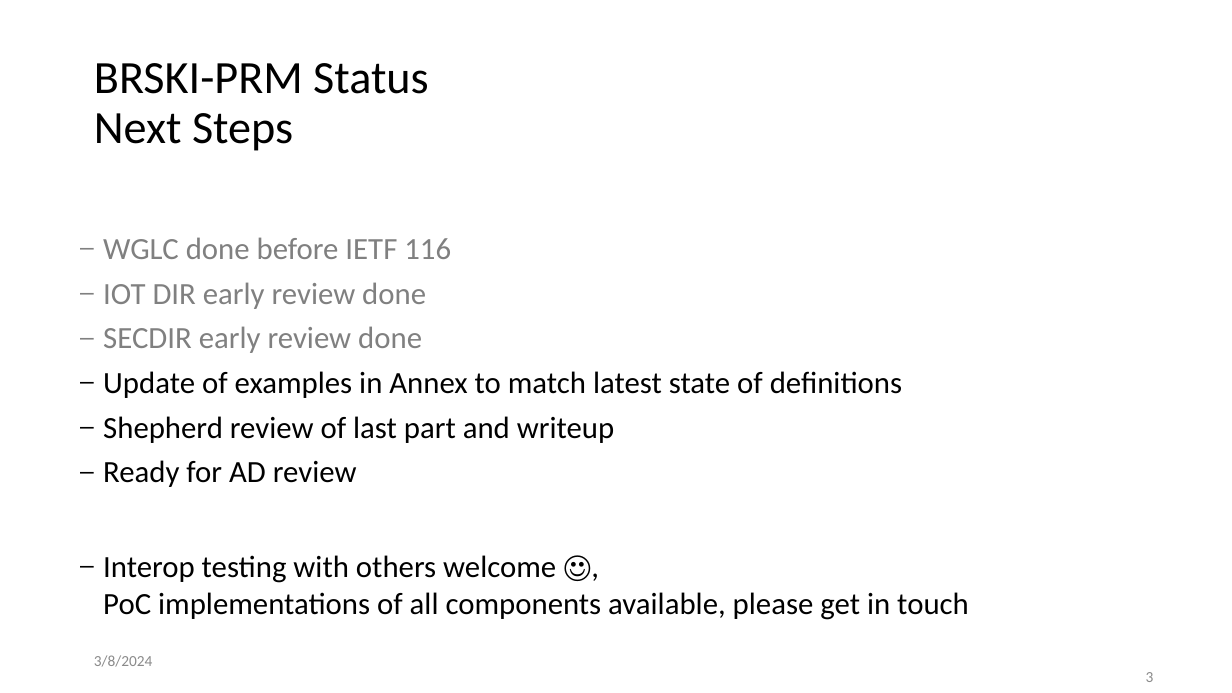
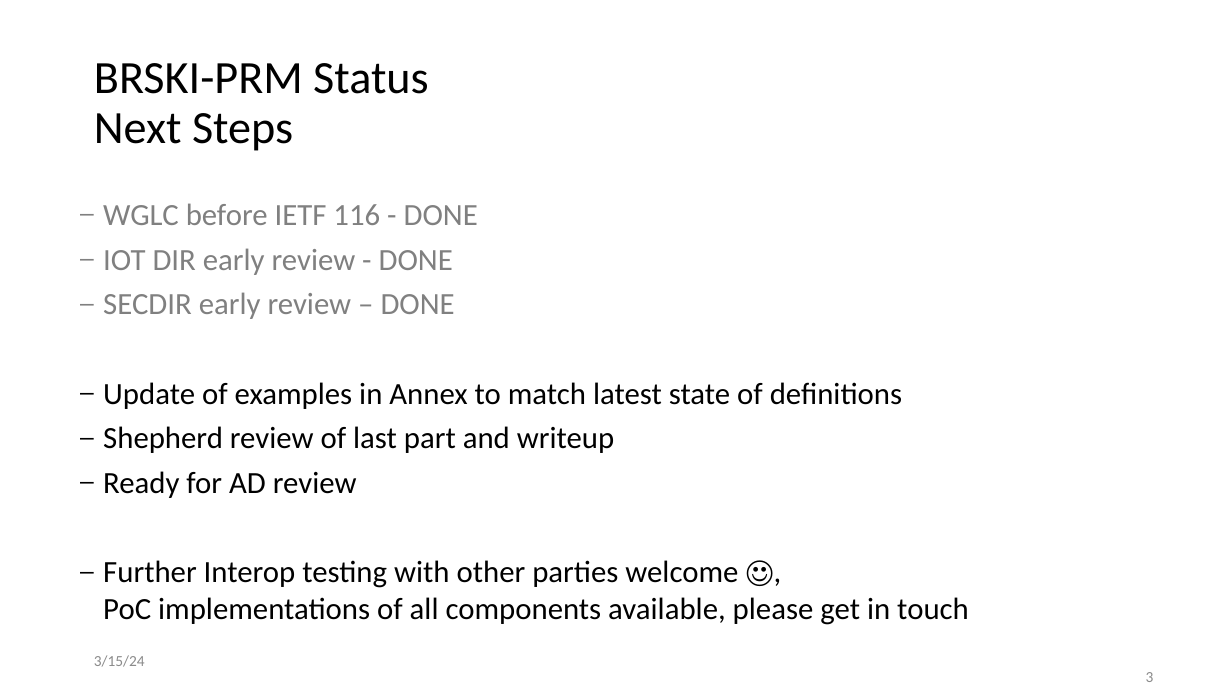
Before and after one commit to anima-wg/anima-brski-prm, a slide deck: slide 3 of presentations/slides-119-anima-update-brski-with-pledge-in-responder-mode-brski-prm.pptx. Drawn at 1232x693 pixels with LibreOffice and Linux fonts; fonts in the diff are those of the drawing. Boxes give left, top, right and bottom in pixels: in the first picture for what was removed or moved away, otherwise in the second. Text is boxed around its words. In the diff, an @@ line names an element or a change of style, - is before the commit and + after.

```diff
--- a/presentations/slides-119-anima-update-brski-with-pledge-in-responder-mode-brski-prm.pptx
+++ b/presentations/slides-119-anima-update-brski-with-pledge-in-responder-mode-brski-prm.pptx
@@ text "WGLC before IETF 116 - ...": place and size @@
-text "WGLC before IETF 116 - ..." at [103,237,969,620]
+text "WGLC before IETF 116 - ..." at [103,203,969,625]
@@ text at [103,203,478,319]: text changed @@
-– WGLC done before IETF 116
-– IOT DIR early review done
-– SECDIR early review done
+– WGLC before IETF 116 - DONE
+– IOT DIR early review - DONE
+– SECDIR early review – DONE
@@ text at [103,560,969,625]: text changed @@
-– Interop testing with others welcome ☺,
-  PoC implementations of all components available, please get in touch
+– Further Interop testing with other parties welcome ☺,
+  PoC implementations of all components available, please get in touch
@@ text at [94,655,145,667]: text changed @@
-3/8/2024
+3/15/24
```
Also in this commit, not shown: 1 other slide changed.
